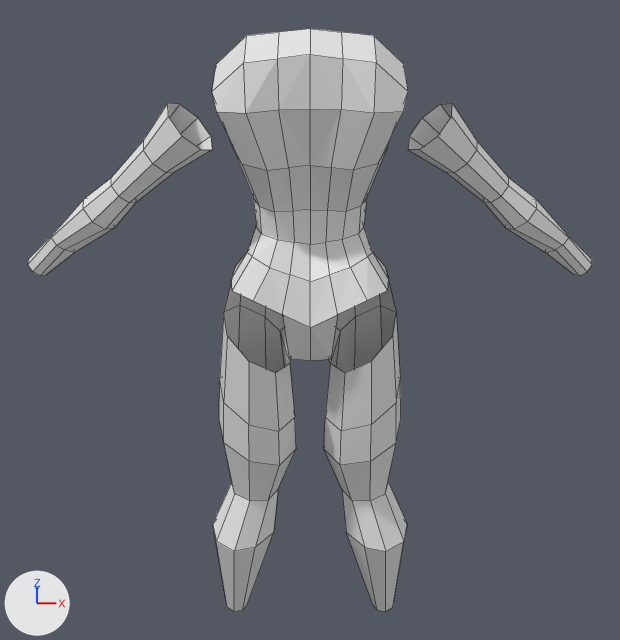
Two versions of the Blender file CharacterProject2020.blend, one commit apart.
Camera for both pictures: a 50 mm camera at (0.0, -5.77, 1.76) aimed at (0.0, 0.29, -2.29). The axes (+X, +Y, +Z) are drawn at lower left. The lights are the same throughout. Mesh edges are drawn as thin lines.

The scene before the commit, as lines of its bpy script (objects in view):
```python
me_cube_001 = bpy.data.meshes.new('Cube.001')
me_cube_001.from_pydata(...)  # 166 vertices, 142 faces; spans x -2.24..0.0, y -0.46..0.51, z -5.55..0.16
# before: 13 (0.0, -0.15, 0.08) at pixel (310, 54), 19 (-0.44, -0.15, 0.03) at pixel (243, 62), 145 (-0.21, -0.15, 0.06) at pixel (277, 58)
ob_cube = bpy.data.objects.new('Cube', me_cube_001)
ob_cube.location = (0.0, 0.0, 0.0)
_m = ob_cube.modifiers.new('Mirror', 'MIRROR')
_m.use_clip = True
```
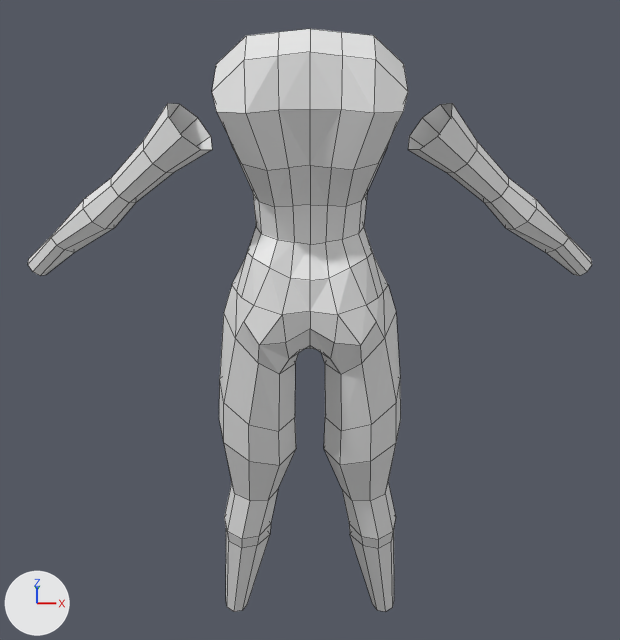
Edits to the bpy script that builds the scene:
```text
Change me_cube_001:
    used by ob_cube; location = (0.0, 0.0, 0.0)
    verts and faces of me_cube_001; kept vertices keep their numbers, new ones are numbered from 166
    remove me_cube_001.from_pydata(...)  # 166 vertices, 142 faces; spans x -2.24..0.0, y -0.46..0.51, z -5.55..0.16
    add me_cube_001.from_pydata(...)  # 178 vertices, 158 faces; spans x -2.24..0.0, y -0.47..0.51, z -5.55..0.16
    me_cube_001 part 1
    add for i in [13, 19, 145]: verts[i] += (0.0, 0.06, 0.0)
    me_cube_001 part 2
    1 face is deleted
    6 vertices in x -0.43..0.0, y -0.03..0.27, z -1.11..-1.05 move by (0.0, 0.0, 0.04)
    22 vertices move from x -0.65..0.0, y -0.42..0.45, z -2.46..-1.03 to x -0.62..0.0, y -0.39..0.45, z -2.46..-0.9
    4 vertices are added at (-0.5, -0.36, -1.88), (0.0, -0.36, -1.94), (-0.19, -0.43, -2.02), (-0.38, -0.47, -2.01)
    9 new faces join them
    me_cube_001 part 3
    8 faces are deleted
    8 vertices move from x -0.91..-0.34, y -0.46..0.06, z -4.32..-4.27 to x -0.81..-0.37, y -0.3..0.12, z -4.33..-4.29
    8 vertices are added at x -0.8..-0.38, y -0.26..0.12, z -4.5..-4.46
    16 new faces join them
```

Changed parts and their boxes [x1, y1, x2, y2] in the pictures (620 x 640 px; the box of a moved part takes in the faces that stretch with it):
part 1 of me_cube_001, moved or reshaped: [212, 29, 408, 113] in both
part 2 of me_cube_001, built on: before [220, 151, 400, 431]; after [220, 152, 400, 431]
part 3 of me_cube_001, built on: before [213, 482, 407, 612]; after [224, 483, 396, 612]
